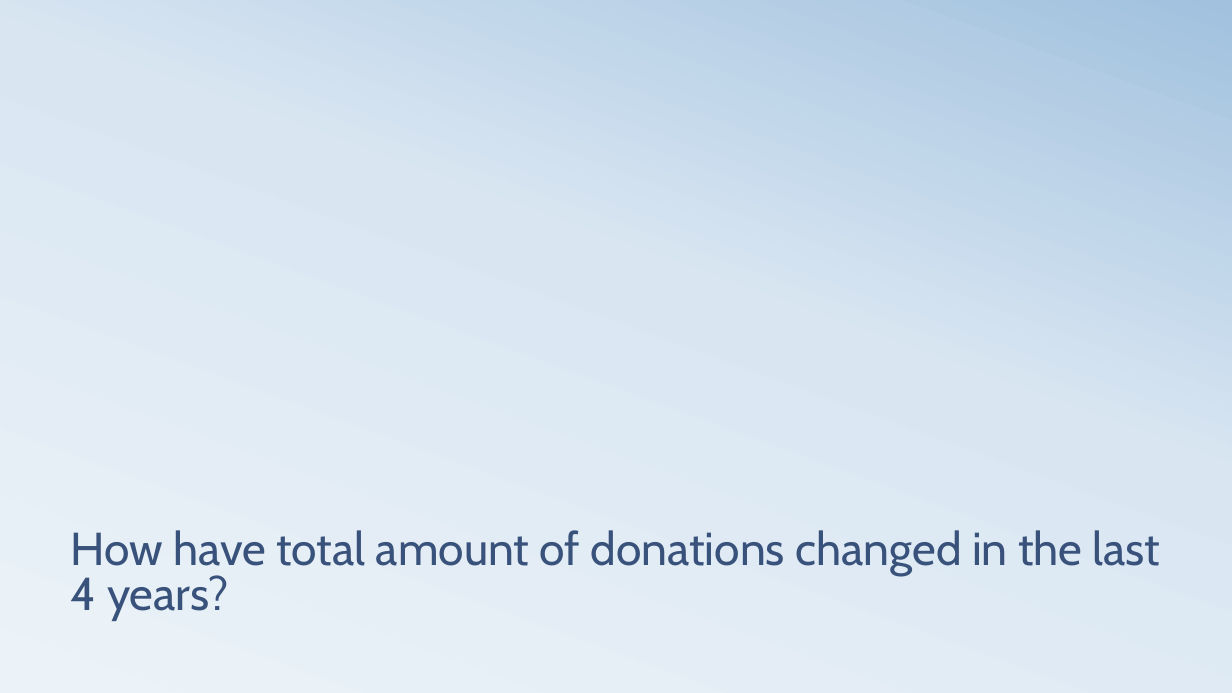
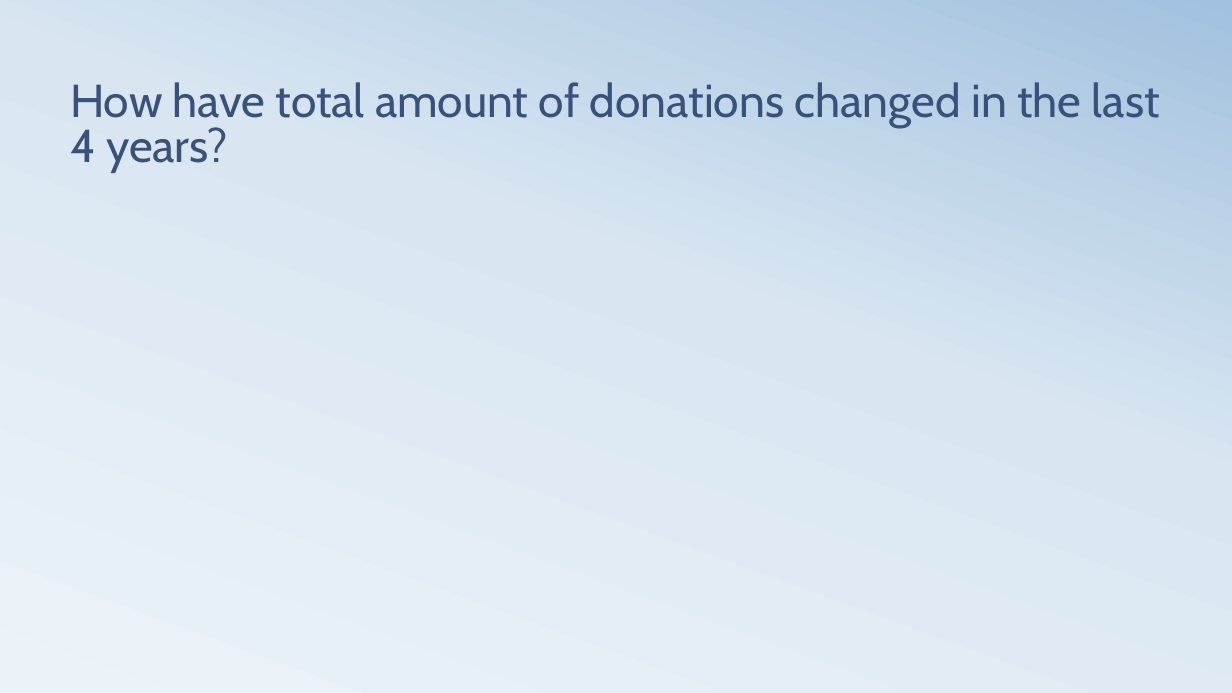
Before and after one commit to kjwunderlich/project-one---sphinx, a slide deck: slide 11 of Team_Sphinx_Presentation_20181011.pptx. Drawn at 1232x693 pixels with LibreOffice and Linux fonts; fonts in the diff are those of the drawing. Boxes give left, top, right and bottom in pixels: in the first picture for what was removed or moved away, otherwise in the second. Text is boxed around its words. In the diff, an @@ line names an element or a change of style, - is before the commit and + after.

```diff
--- a/Team_Sphinx_Presentation_20181011.pptx
+++ b/Team_Sphinx_Presentation_20181011.pptx
@@ title "How have total amount of ...": place and size @@
-title "How have total amount of ..." at [71,530,1161,621]
+title "How have total amount of ..." at [70,82,1160,172]
```
Also in this commit, not shown: 10 other slides changed, 2 other files.
